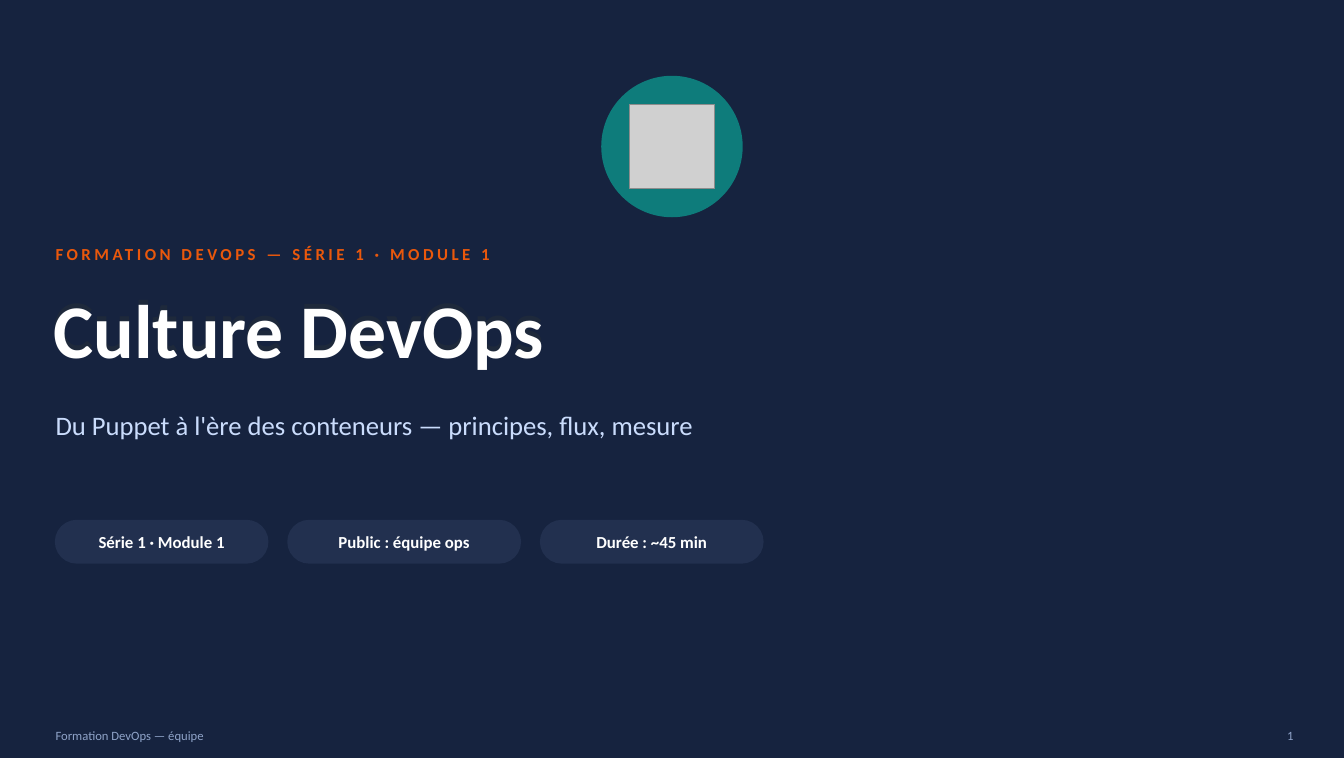
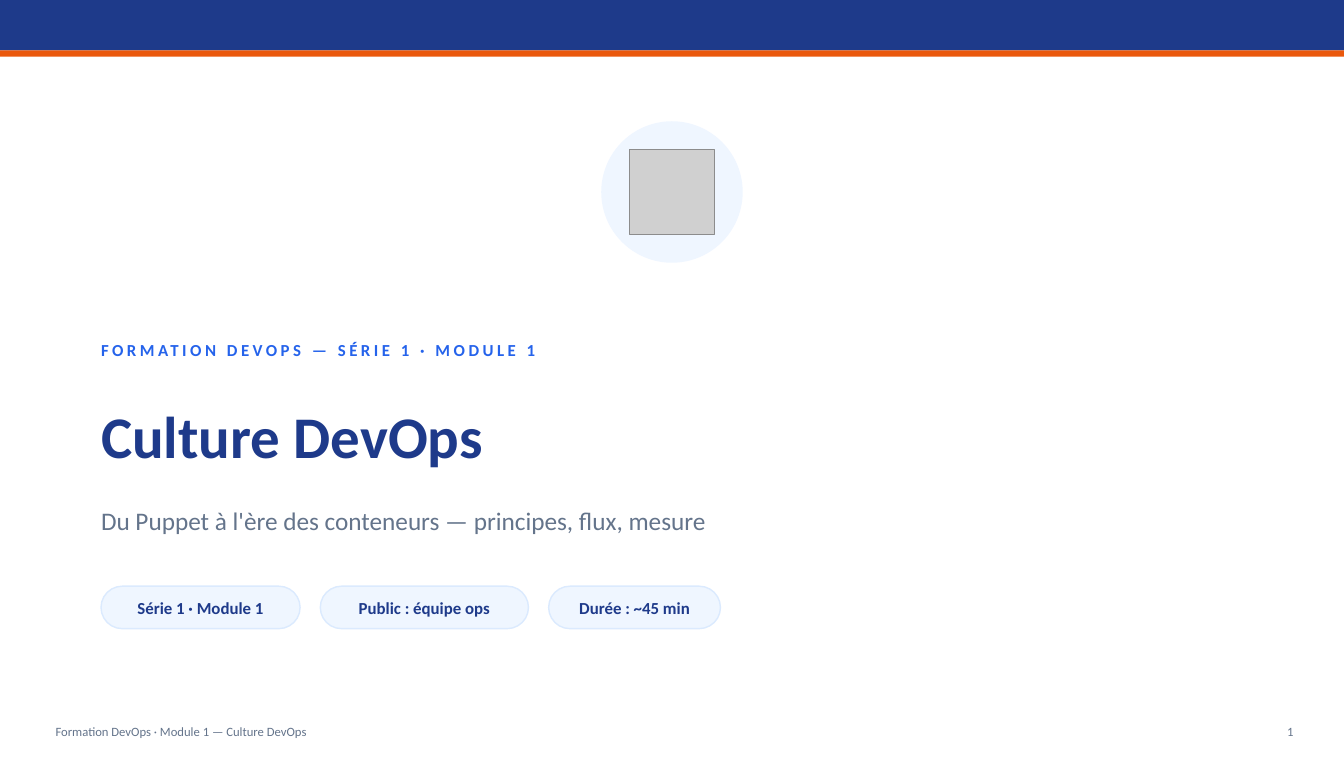
Before and after one commit to TopheC/Formation-DevOps, a slide deck: slide 1 of module-01-culture-devops/Formation-DevOps-Module-01-Culture.pptx. Drawn at 1344x758 pixels with LibreOffice and Linux fonts; fonts in the diff are those of the drawing; grey boxes stand for pictures. Boxes give left, top, right and bottom in pixels: in the first picture for what was removed or moved away, otherwise in the second. Text is boxed around its words. In the diff, an @@ line names an element or a change of style, - is before the commit and + after.

Commit message:
Module 1 : refonte thème Enterprise Blue (bandeau bleu/orange, correction contraste slides dark)

```diff
--- a/module-01-culture-devops/Formation-DevOps-Module-01-Culture.pptx
+++ b/module-01-culture-devops/Formation-DevOps-Module-01-Culture.pptx
@@ background #16233F to #FFFFFF @@
@@ rectangle added at box(0, 0, 1344, 51), fill #1E3A8A @@
@@ rectangle added at box(0, 51, 1344, 57), fill #EA580C @@
@@ picture removed at box(630, 104, 714, 189) @@
@@ ellipse: place and size @@
-ellipse at box(601, 76, 743, 217)
+ellipse at box(601, 121, 743, 263)
@@ ellipse at box(601, 121, 743, 263): fill #0E7C7B to #EFF6FF @@
@@ picture added at box(630, 150, 714, 234) @@
@@ text removed at box(54, 304, 544, 370) @@
-Culture DevOps
@@ text "FORMATION DEVOPS — SÉRIE 1 ...": place and size @@
-text "FORMATION DEVOPS — SÉRIE 1 ..." at box(355, 249, 490, 260)
+text "FORMATION DEVOPS — SÉRIE 1 ..." at box(401, 345, 536, 356)
@@ text "FORMATION DEVOPS — SÉRIE 1 ..." at box(401, 345, 536, 356): text colour #EA580C to #2563EB @@
@@ text "Culture DevOps": place and size @@
-text "Culture DevOps" at box(54, 278, 1286, 379)
+text "Culture DevOps" at box(101, 416, 483, 468)
@@ text "Culture DevOps" at box(101, 416, 483, 468): size 54 to 42 pt, text colour #FFFFFF to #1E3A8A @@
@@ text "Du Puppet à l'ère des ...": place and size @@
-text "Du Puppet à l'ère des ..." at box(56, 416, 693, 440)
+text "Du Puppet à l'ère des ..." at box(101, 512, 706, 534)
@@ text "Du Puppet à l'ère des ..." at box(101, 512, 706, 534): size 19 to 18 pt, text colour #CADCFC to #64748B @@
@@ text "Série 1 · Module 1": place and size @@
-text "Série 1 · Module 1" at box(99, 536, 225, 548)
+text "Série 1 · Module 1" at box(137, 602, 264, 614)
@@ rounded rectangle: place and size @@
-rounded rectangle at box(56, 520, 268, 563)
+rounded rectangle at box(101, 586, 300, 629)
@@ text "Public : équipe ops": place and size @@
-text "Public : équipe ops" at box(338, 536, 470, 551)
+text "Public : équipe ops" at box(359, 602, 490, 617)
@@ rounded rectangle: place and size @@
-rounded rectangle at box(288, 520, 520, 563)
+rounded rectangle at box(320, 586, 529, 629)
@@ text colour #FFFFFF to #1E3A8A in 3 elements at box(359, 602, 490, 617), box(137, 602, 264, 614), box(579, 602, 690, 614) @@
@@ text "Durée : ~45 min": place and size @@
-text "Durée : ~45 min" at box(596, 536, 707, 548)
+text "Durée : ~45 min" at box(579, 602, 690, 614)
@@ fill #22304F to #EFF6FF; outline #22304F 1 pt to #DBEAFE 1 pt in 3 elements at box(320, 586, 529, 629), box(101, 586, 300, 629), box(549, 586, 721, 629) @@
@@ rounded rectangle: place and size @@
-rounded rectangle at box(541, 520, 763, 563)
+rounded rectangle at box(549, 586, 721, 629)
@@ text "1" at box(1287, 728, 1293, 736): text colour #8FA3C8 to #64748B @@
@@ text at box(56, 727, 307, 738): text changed; text colour #8FA3C8 to #64748B @@
-Formation DevOps — équipe
+Formation DevOps · Module 1 — Culture DevOps
```
Also in this commit, not shown: 17 other slides changed.
